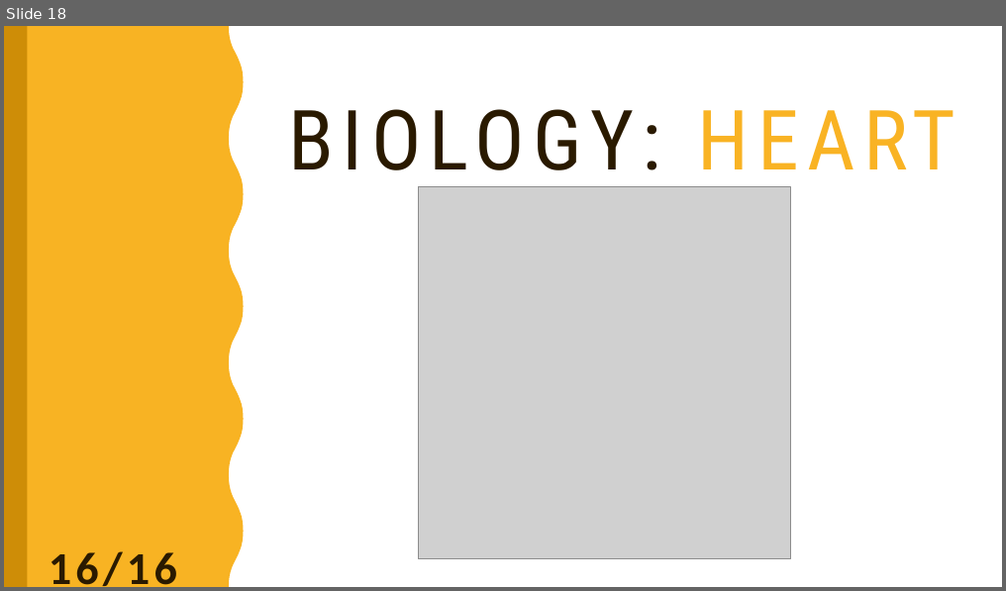
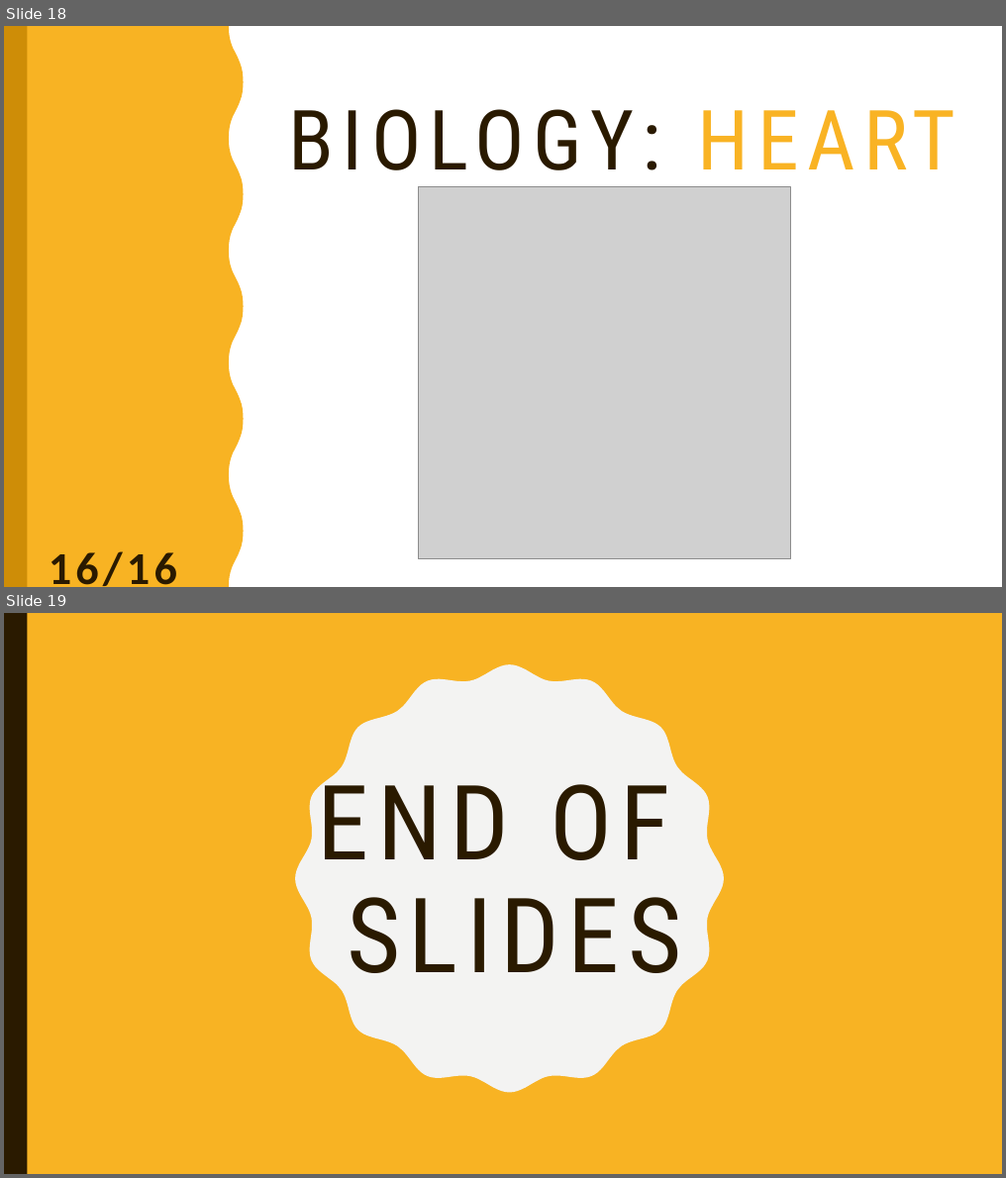
Before and after one commit to eansmith/GameJam2024, a slide deck: Miscellaneous/Slides.pptx. Shown one above the other, each under a label of ours: slide 18 before the commit, slides 18 and 19 after it. The pictures are 1006x591 and 1006x1178 pixels, drawn with LibreOffice and Linux fonts; fonts in the diff are those of the drawing; grey boxes stand for pictures. Boxes give left, top, right and bottom in pixels: in the first picture for what was removed or moved away, otherwise in the second. Text is boxed around its words. In the diff, an @@ line names an element or a change of style, - is before the commit and + after.

Commit message:
Began Screen script, added end slide

```diff
--- a/Miscellaneous/Slides.pptx
+++ b/Miscellaneous/Slides.pptx
@@ slide 19 added at (4, 613, 1002, 1174), background #F8B323 @@
@@ rectangle added at (4, 613, 27, 1174), fill #2A1A00 @@
@@ freeform shape added at (295, 664, 724, 1093), fill #F3F3F2 @@
@@ title added at (318, 764, 682, 996), 100 pt, text #2A1A00 @@
+END OF
+SLIDES
```
Also in this commit, not shown: 7 other files.
